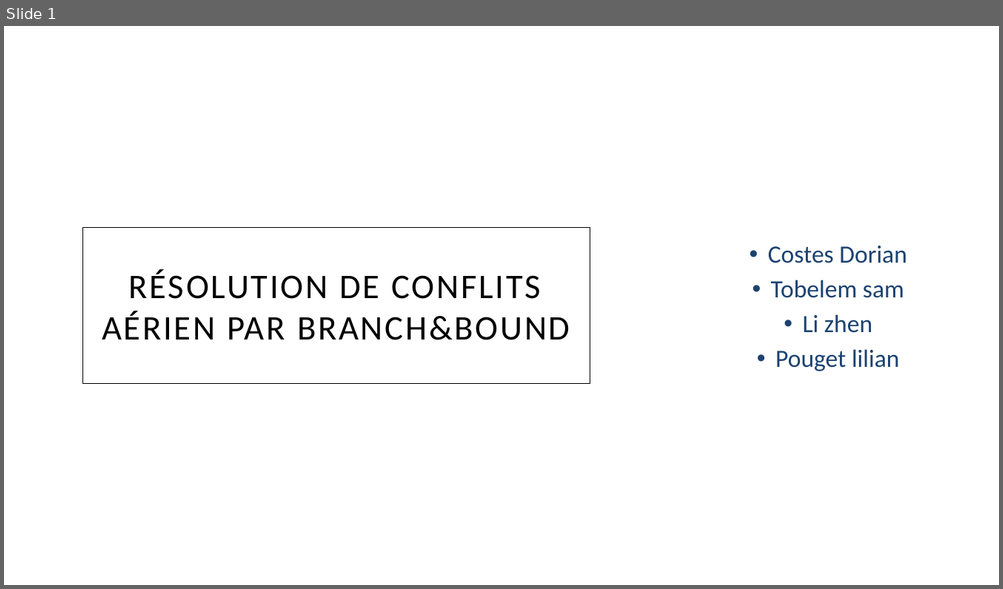
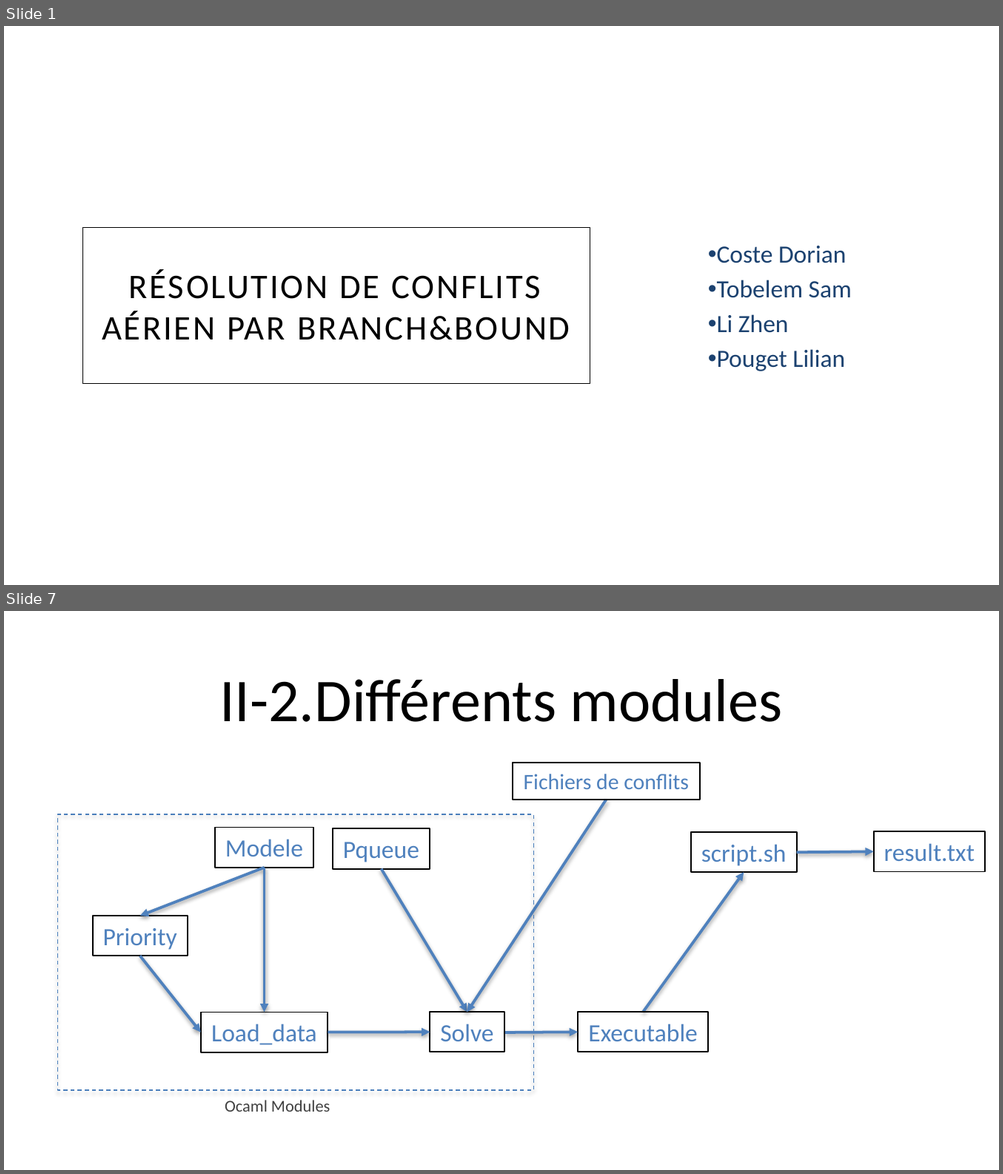
Before and after one commit to doriancoste/conflicts_resolution, a slide deck: template.pptx. Shown one above the other, each under a label of ours: slide 1 before the commit, slides 1 and 7 after it; the slides between them are not shown. The pictures are 1003x589 and 1003x1174 pixels, drawn with LibreOffice and Linux fonts; fonts in the diff are those of the drawing; background and template pictures are left out. Boxes give left, top, right and bottom in pixels: in the first picture for what was removed or moved away, otherwise in the second. Text is boxed around its words. In the diff, an @@ line names an element or a change of style, - is before the commit and + after.

```diff
--- a/template.pptx
+++ b/template.pptx
@@ slide 7 added at (x1=4, y1=611, x2=999, y2=1170), background picture (left out) @@
@@ title added at (x1=219, y1=679, x2=782, y2=722), 44 pt, text #000000 @@
+II-2.Différents modules
@@ rectangle added at (x1=512, y1=763, x2=700, y2=800), outline #000000 1 pt, 16 pt, text #4F81BD @@
+Fichiers de conflits
@@ arrow added from (606, 800) to (466, 1012), #4F81BD 2 pt @@
@@ rectangle added at (x1=58, y1=815, x2=533, y2=1091), outline #4B7EBC 0.75 pt dashed @@
@@ rectangle added at (x1=215, y1=828, x2=313, y2=868), outline #000000 1 pt, 18 pt, text #4F81BD @@
+Modele
@@ rectangle added at (x1=333, y1=829, x2=430, y2=869), outline #000000 1 pt, 18 pt, text #4F81BD @@
+Pqueue
@@ rectangle added at (x1=690, y1=832, x2=796, y2=871), outline #000000 1 pt, 18 pt, text #4F81BD @@
+script.sh
@@ rectangle added at (x1=874, y1=832, x2=984, y2=871), outline #000000 1 pt, 18 pt, text #4F81BD @@
+result.txt
@@ arrow added from (797, 853) to (874, 851), #4F81BD 2 pt @@
@@ arrow added from (264, 868) to (140, 917), #4F81BD 2 pt @@
@@ arrow added from (264, 868) to (264, 1013), #4F81BD 2 pt @@
@@ arrow added from (381, 869) to (466, 1012), #4F81BD 2 pt @@
@@ arrow added from (643, 1012) to (743, 872), #4F81BD 2 pt @@
@@ rectangle added at (x1=93, y1=917, x2=187, y2=956), outline #000000 1 pt, 18 pt, text #4F81BD @@
+Priority
@@ arrow added from (140, 956) to (201, 1033), #4F81BD 2 pt @@
@@ rectangle added at (x1=201, y1=1013, x2=328, y2=1053), outline #000000 1 pt, 18 pt, text #4F81BD @@
+Load_data
@@ rectangle added at (x1=430, y1=1012, x2=504, y2=1051), outline #000000 1 pt, 18 pt, text #4F81BD @@
+Solve
@@ rectangle added at (x1=578, y1=1012, x2=708, y2=1051), outline #000000 1 pt, 18 pt, text #4F81BD @@
+Executable
@@ arrow added from (327, 1033) to (430, 1033), #4F81BD 2 pt @@
@@ arrow added from (505, 1033) to (578, 1033), #4F81BD 2 pt @@
@@ text added at (x1=225, y1=1100, x2=330, y2=1112), 12 pt, text #404040 @@
+Ocaml Modules
@@ slide 1 changed as well @@
@@ subtitle at (x1=717, y1=246, x2=851, y2=372): text changed @@
-• Costes Dorian
-• Tobelem sam
-• Li zhen
-• Pouget lilian
+• Coste Dorian
+• Tobelem Sam
+• Li Zhen
+• Pouget Lilian
```
Also in this commit, not shown: 2 other slides changed, 13 other slides added, 5 slides removed, 2 other files.
